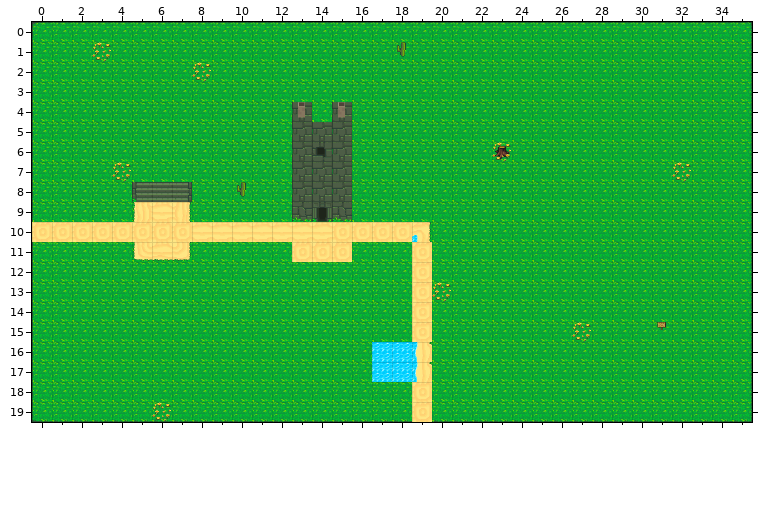
Tiled map, stored at asset_workspace/tiled_maps/village.tmx. Above is the file before it was changed.
Cells are 32x32 px. Shown: x 0..35, y 0..19.
New version:
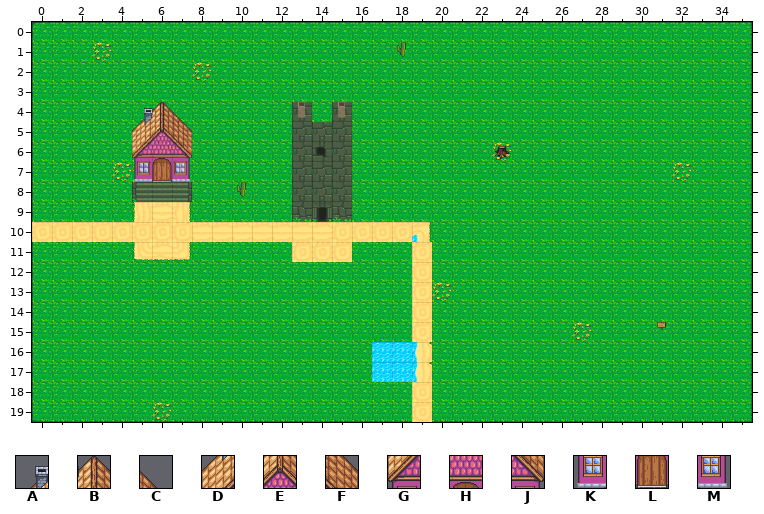
Key: from "house": A 0, B 1, C 2, D 3, E 4, F 5, G 6, H 7, J 8, K 9, L 10, M 11.
_ is an empty cell.
Edits made:
Layer "detail_down":
There is now tile A in row 4 at x 5.
There is now tile B in row 4 at x 6.
There is now tile C in row 4 at x 7.
There is now tile D in row 5 at x 5.
There is now tile E in row 5 at x 6.
There is now tile F in row 5 at x 7.
There is now tile G in row 6 at x 5.
There is now tile H in row 6 at x 6.
There is now tile J in row 6 at x 7.
There is now tile K in row 7 at x 5.
There is now tile L in row 7 at x 6.
There is now tile M in row 7 at x 7.
Boxes around the changes in both pictures, in picture pixels (x1, y1, x2, y2):
added: (132, 102, 192, 182)
